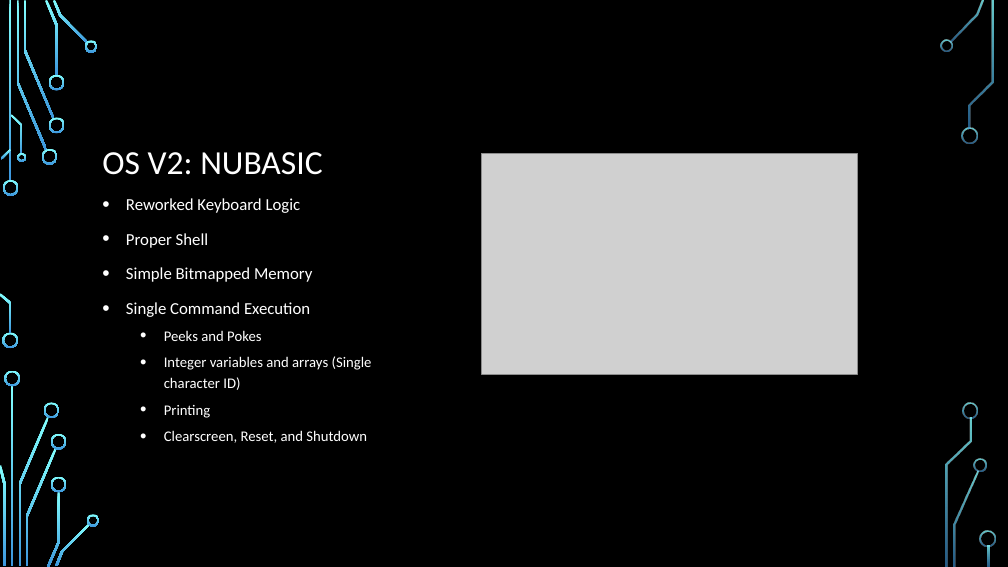
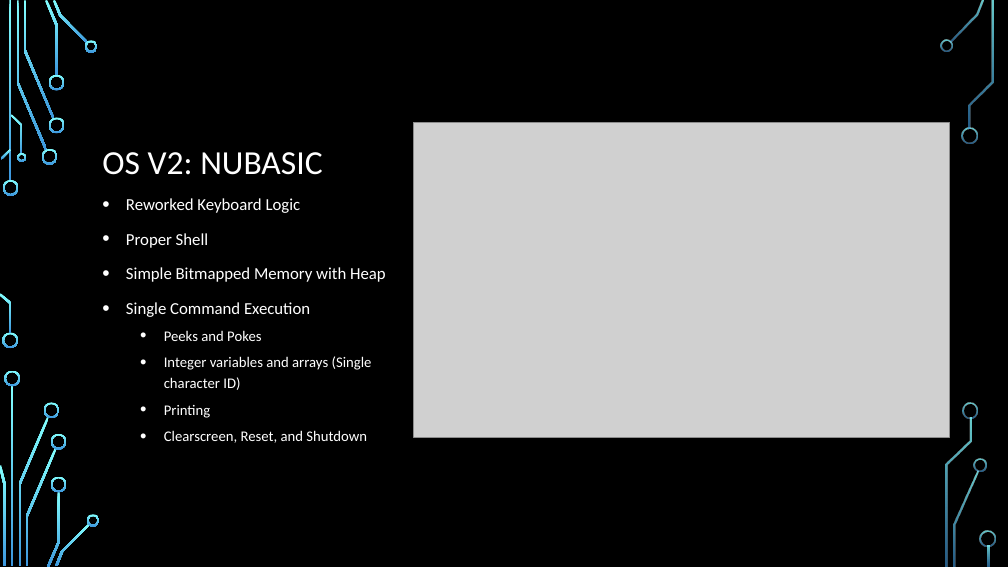
Before and after one commit to rharding8/PersonalOSv2, a slide deck: slide 3 of Presentation.pptx. Drawn at 1008x567 pixels with LibreOffice and Linux fonts; fonts in the diff are those of the drawing; grey boxes stand for pictures; background and template pictures are left out. Boxes give left, top, right and bottom in pixels: in the first picture for what was removed or moved away, otherwise in the second. Text is boxed around its words. In the diff, an @@ line names an element or a change of style, - is before the commit and + after.

```diff
--- a/Presentation.pptx
+++ b/Presentation.pptx
@@ picture: place and size @@
-picture at (482, 154, 858, 374)
+picture at (414, 123, 950, 437)
@@ text at (126, 267, 386, 282): text changed @@
-• Simple Bitmapped Memory
+• Simple Bitmapped Memory with Heap
```
Also in this commit, not shown: 3 other slides changed, 1 slide added, 4 other files.
